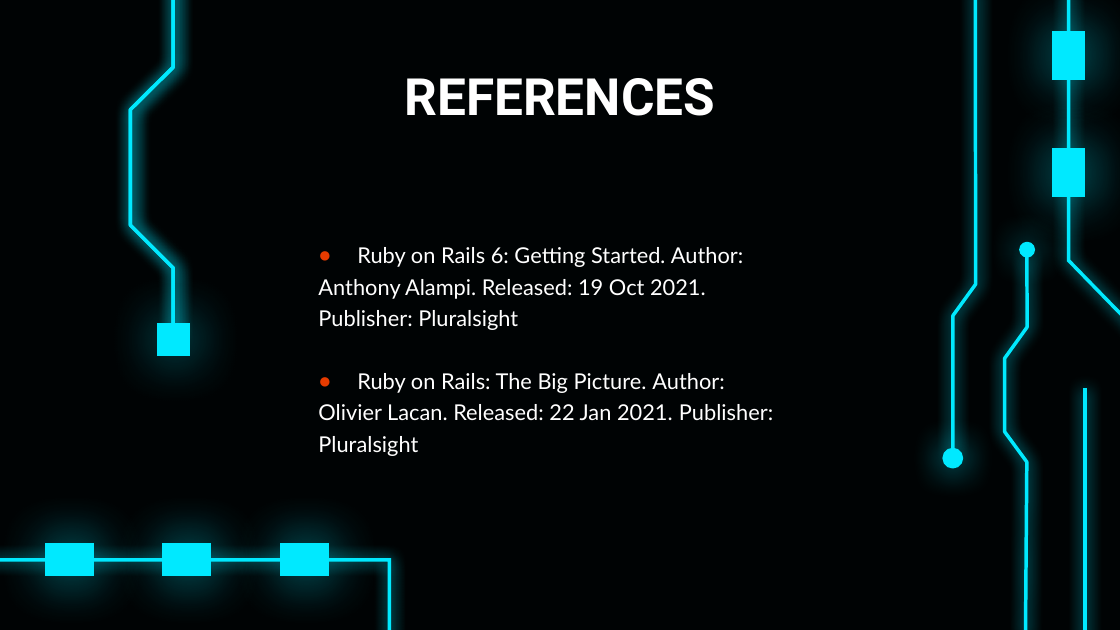
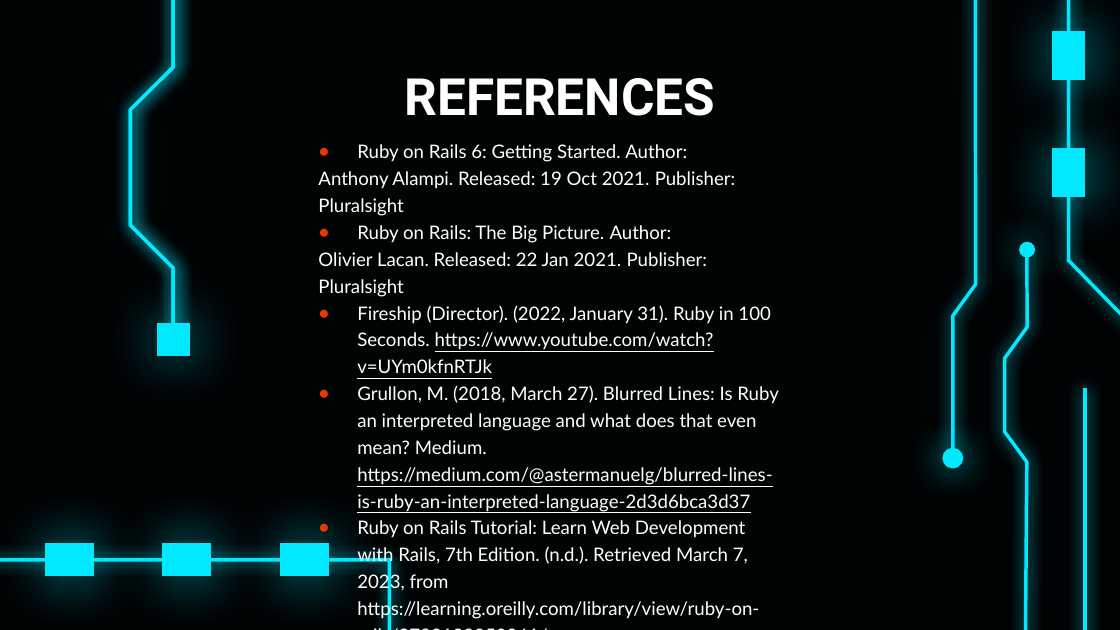
Before and after one commit to mpierce1988/RubyOnRailsPresentation, a slide deck: slide 42 of Presentation/Ruby on Rails.pptx (slide 41 before the commit). Drawn at 1120x630 pixels with LibreOffice and Linux fonts; fonts in the diff are those of the drawing. Boxes give left, top, right and bottom in pixels: in the first picture for what was removed or moved away, otherwise in the second. Text is boxed around its words. In the diff, an @@ line names an element or a change of style, - is before the commit and + after.

Commit message:
Added references to Presentation

```diff
--- a/Presentation/Ruby on Rails.pptx
+++ b/Presentation/Ruby on Rails.pptx
@@ text "Ruby on Rails 6: Getting ..." moved from (x1=318, y1=247, x2=773, y2=456) to (x1=318, y1=144, x2=779, y2=592) @@
@@ text at (x1=318, y1=144, x2=736, y2=297): size 14 to 12 pt in "Ruby on Rails 6: Getting Started. Author:", "Anthony Alampi. Released: 19 Oct 2021. Publisher: ...", "Ruby on Rails: The Big Picture. Author:", "Olivier Lacan. Released: 22 Jan 2021. Publisher: ..." @@
@@ text at (x1=357, y1=305, x2=779, y2=592): paragraphs added @@
+● Fireship (Director). (2022, January 31). Ruby in 100 Seconds. https://www.youtube.com/watch?v=UYm0kfnRTJk
+● Grullon, M. (2018, March 27). Blurred Lines: Is Ruby an interpreted language and what does that even mean? Medium. https://medium.com/@astermanuelg/blurred-lines-is-ruby-an-interpreted-language-2d3d6bca3d37
+● Ruby on Rails Tutorial: Learn Web Development with Rails, 7th Edition. (n.d.). Retrieved March 7, 2023, from https://learning.oreilly.com/library/view/ruby-on-rails/9780138050061/
```
Also in this commit, not shown: 1 slide added.
